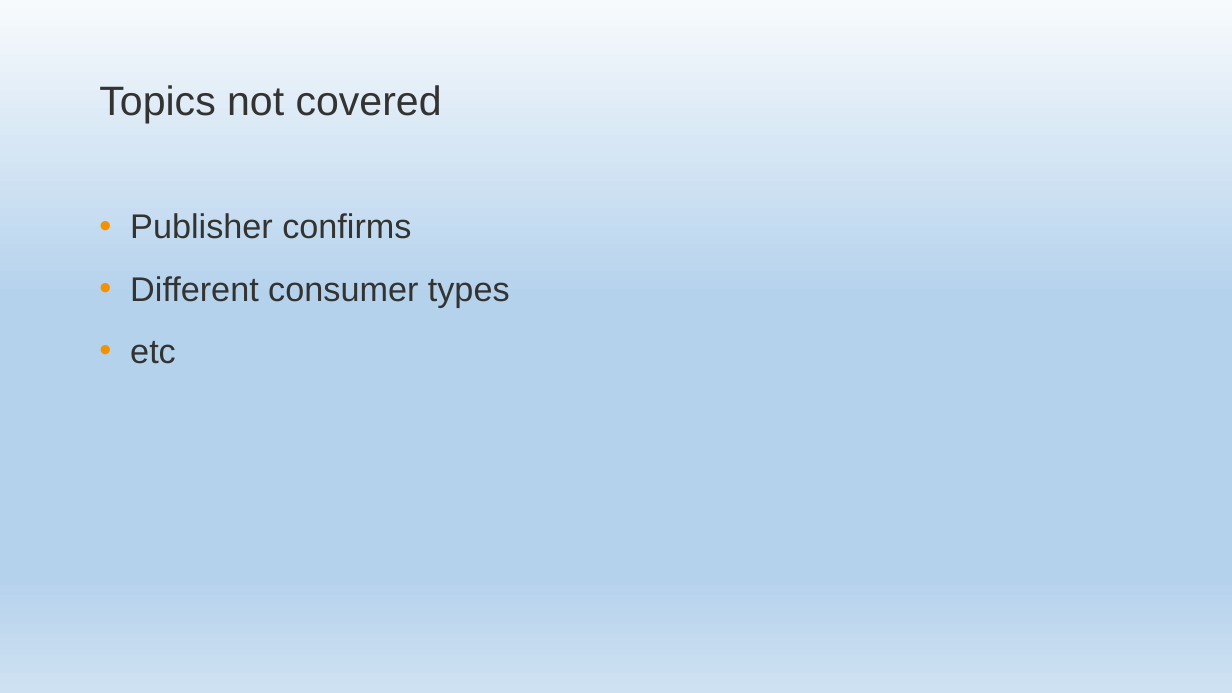
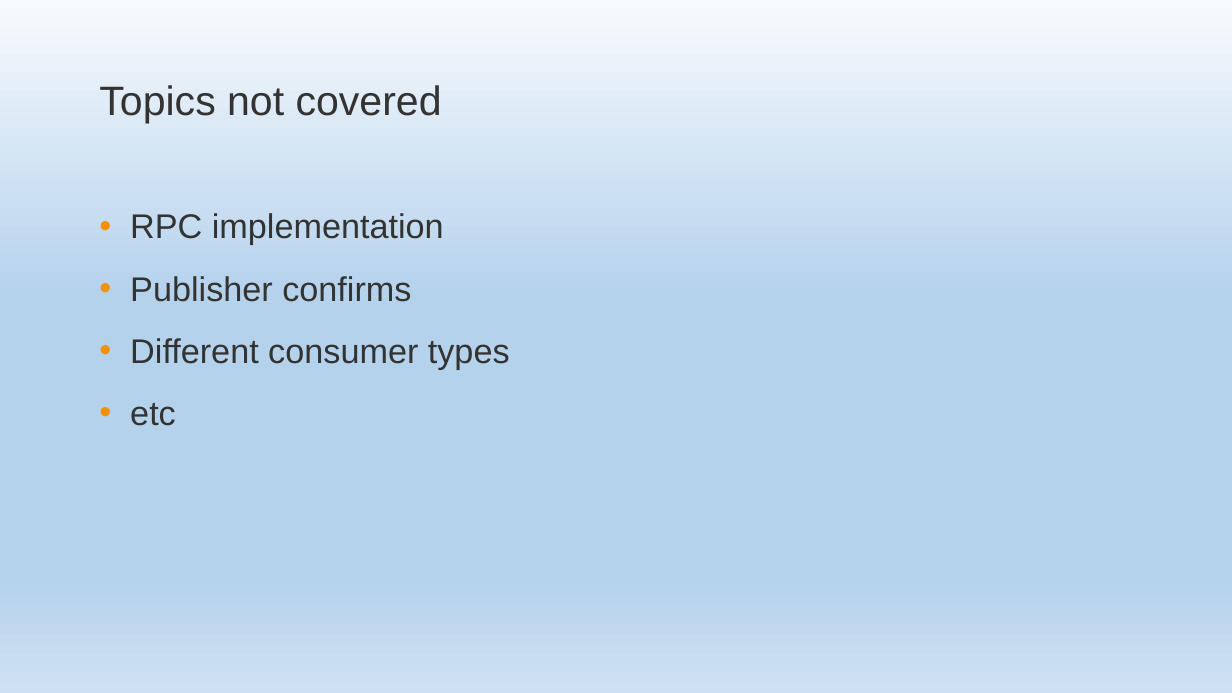
Before and after one commit to EPilyaev/RabbitMQNetCore, a slide deck: slide 61 of RabbitMQNetCore.pptm (slide 59 before the commit). Drawn at 1232x693 pixels with LibreOffice and Linux fonts; fonts in the diff are those of the drawing; background and template pictures are left out. Boxes give left, top, right and bottom in pixels: in the first picture for what was removed or moved away, otherwise in the second. Text is boxed around its words. In the diff, an @@ line names an element or a change of style, - is before the commit and + after.

```diff
--- a/RabbitMQNetCore.pptm
+++ b/RabbitMQNetCore.pptm
@@ text at [130, 213, 444, 245]: paragraph added @@
+• RPC implementation
```
Also in this commit, not shown: 2 slides added.
